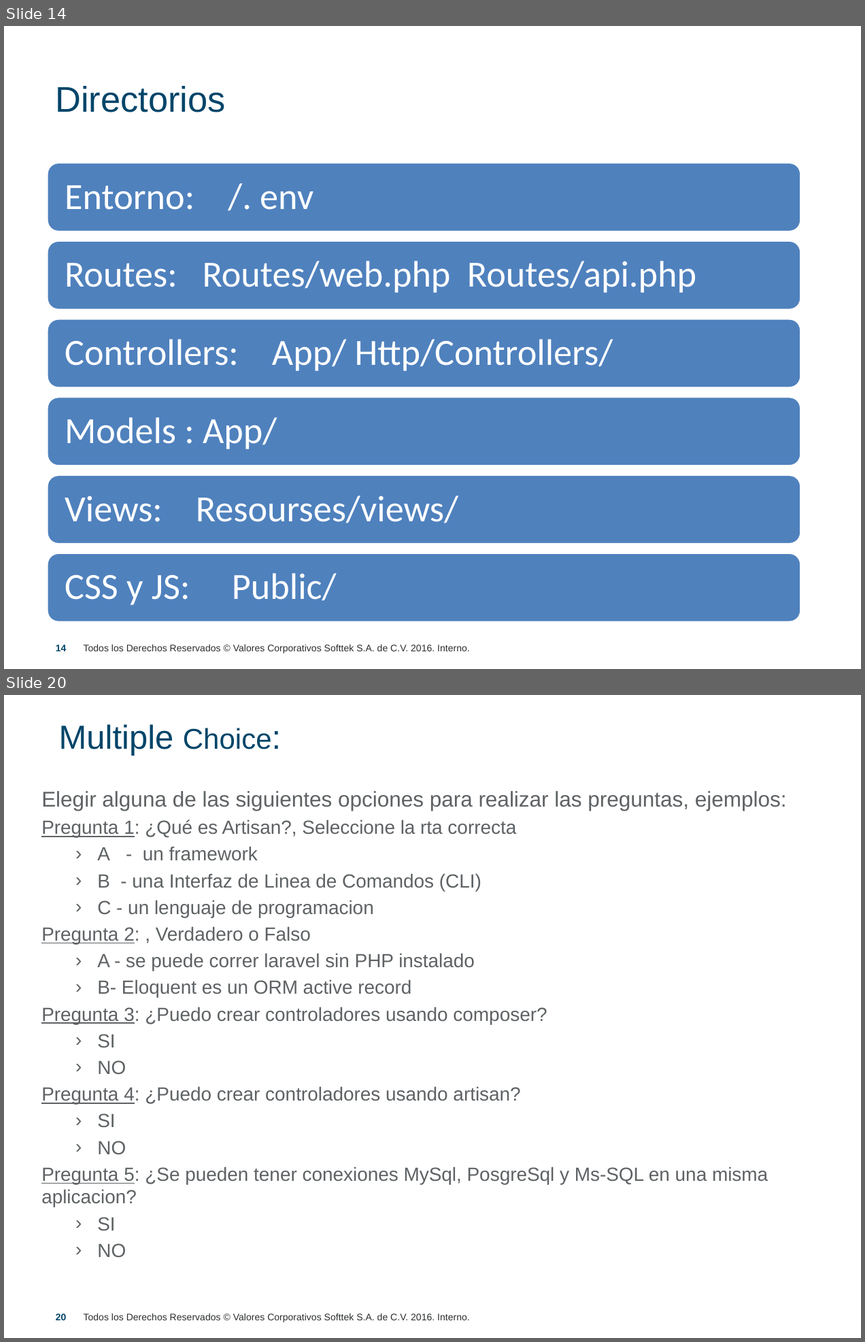
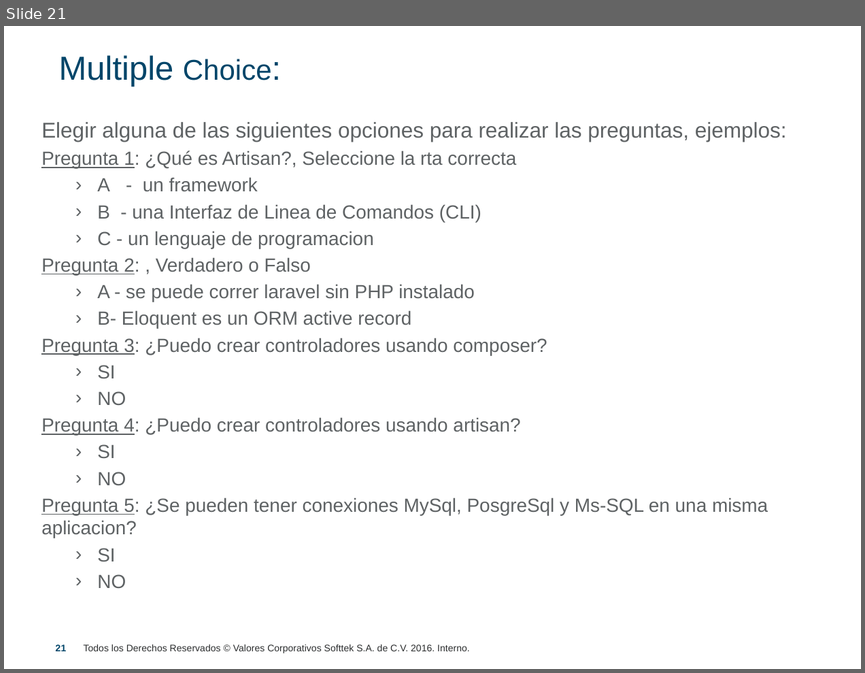
Before and after one commit to precagno/clase_slim, a slide deck: ppt_capacitacion_slim.pptx. Shown one above the other, each under a label of ours: slides 14 and 20 before the commit, slide 21 after it; the slides between them are not shown. The pictures are 865x1342 and 865x673 pixels, drawn with LibreOffice and Linux fonts; fonts in the diff are those of the drawing; background and template pictures are left out. Boxes give left, top, right and bottom in pixels: in the first picture for what was removed or moved away, otherwise in the second. Text is boxed around its words. In the diff, an @@ line names an element or a change of style, - is before the commit and + after.

```diff
--- a/ppt_capacitacion_slim.pptx
+++ b/ppt_capacitacion_slim.pptx
@@ slide 14 removed at [4,26,861,669], background #FFFFFF; not listed: 1 template element that a slide beside it also shows @@
@@ text removed at [55,86,226,112] @@
-Directorios
@@ rounded rectangle removed at [47,162,801,231] @@
-Entorno: /. env
@@ rounded rectangle removed at [47,240,801,310] @@
-Routes: Routes/web.php Routes/api.php
@@ rounded rectangle removed at [47,318,801,388] @@
-Controllers: App/ Http/Controllers/
@@ rounded rectangle removed at [47,396,801,465] @@
-Models : App/
@@ rounded rectangle removed at [47,474,801,543] @@
-Views: Resourses/views/
@@ rounded rectangle removed at [47,552,801,622] @@
-CSS y JS: Public/
@@ page number removed at [56,644,67,651] @@
-14
@@ what was slide 20 is now slide 21 @@
@@ page number at [56,644,67,651]: text changed @@
-20
+21
```
Also in this commit, not shown: 12 slides changed, 7 slides added, 5 other slides removed.
